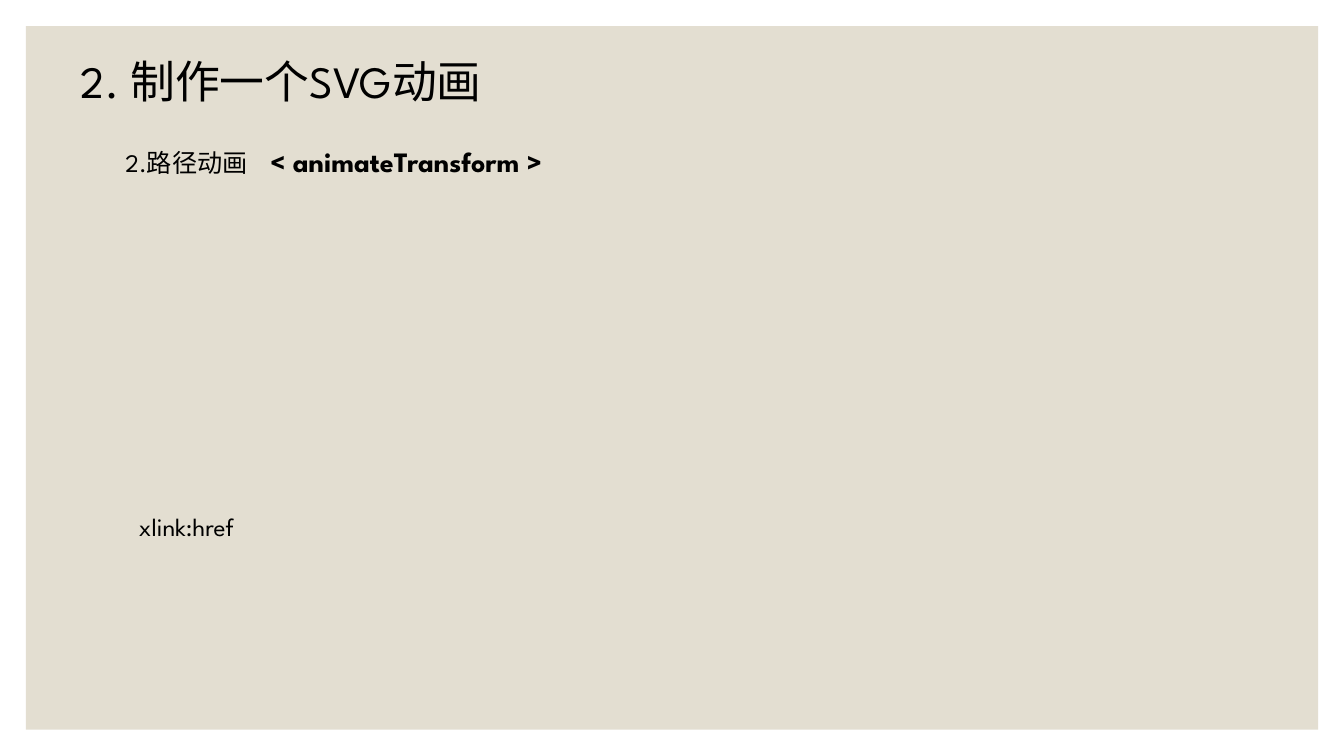
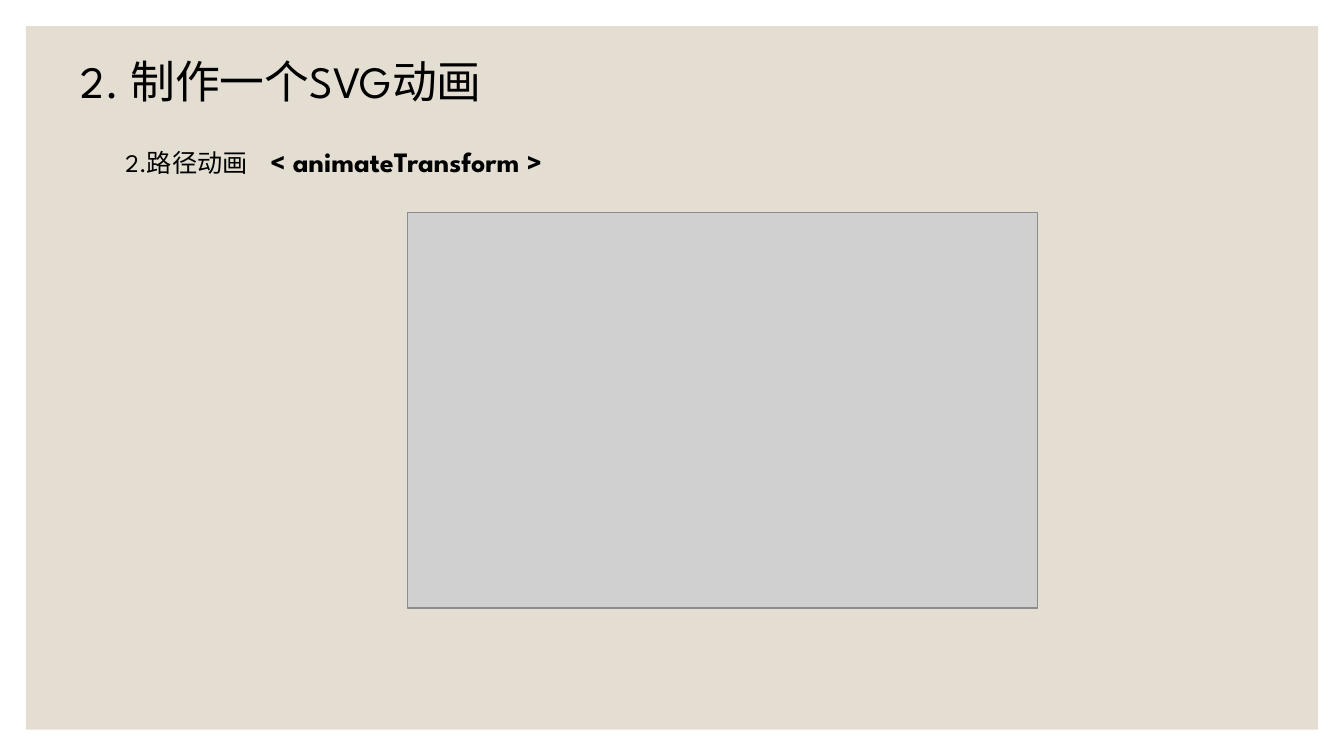
Before and after one commit to SouthLink/svg-demo, a slide deck: slide 15 of SVG动画 [自动保存] [自动保存].pptx (slide 16 before the commit). Drawn at 1344x756 pixels with LibreOffice and Linux fonts; fonts in the diff are those of the drawing; grey boxes stand for pictures. Boxes give left, top, right and bottom in pixels: in the first picture for what was removed or moved away, otherwise in the second. Text is boxed around its words. In the diff, an @@ line names an element or a change of style, - is before the commit and + after.

```diff
--- a/SVG动画 [自动保存] [自动保存].pptx
+++ b/SVG动画 [自动保存] [自动保存].pptx
@@ picture added at bbox=[407, 213, 1037, 609] @@
@@ text removed at bbox=[139, 518, 234, 537] @@
-xlink:href
```
Also in this commit, not shown: 2 other slides changed, 3 slides added, 2 slides removed, 14 other files.
